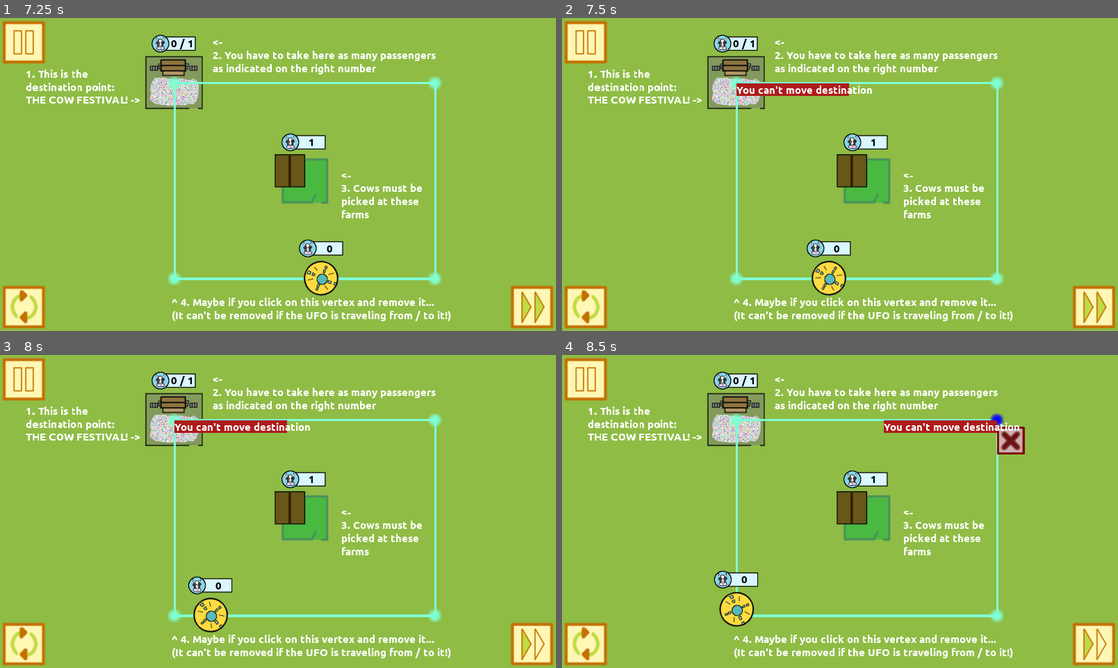
Above: before the commit, frames 1-4 (two rows, left to right).
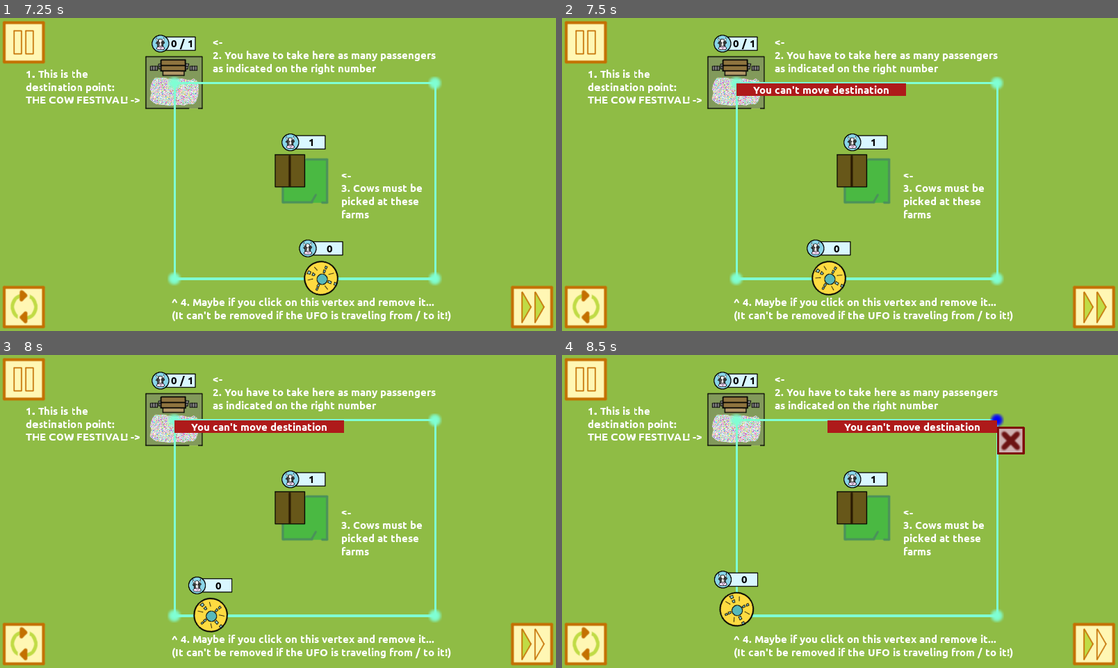
Above: after the commit, the same moments.

Repository: moisesjbc/ufo-taxi
Game: Godot game, scene res://menus/main_menu/main_menu.tscn
The game is run twice, just before and just after one commit, with the same random seed, the same clock (stepped at 60 frames per second) and the same inputs.
Inputs (mouse positions are in pixels of both pictures, inside the frame that each line leads up to):
- Up to frame 1 (7.25 s): click "Play" at 0.5 s; click "1" at 1.25 s; click (22, 305) at 2 s; click (22, 305) at 2.75 s; click (22, 305) at 3.5 s; click (533, 309) at 4.25 s; click (533, 309) at 5 s; click (533, 309) at 5.75 s; tap Enter (ui_accept) at 6.5, 6.77 s; move the mouse to (300, 180) at 6.52 s; click (300, 180) at 6.67 s
- Up to frame 2 (7.5 s): move the mouse to (734, 83) at 7.27 s; click (734, 83) at 7.42 s
- Up to frame 3 (8 s): tap Enter (ui_accept) at 7.52 s
- Up to frame 4 (8.5 s): move the mouse to (995, 420) at 8.02 s; click (995, 420) at 8.17 s

Frame 1 is identical in both runs. In frame 2, 0.7% of the frame differs, in the area x 31-62%, y 20-25%; in frame 3, 0.7%; in frame 4, 0.7%, in the area x 47-83%, y 20-25%.

Commit message:
Increased warning label size

Diff:
--- a/godot-project/gameplay/warning_label/warning_label.gd
+++ b/godot-project/gameplay/warning_label/warning_label.gd
@@ -2,7 +2,7 @@
 
 func set_warning(text):
 	$color_rect/label.text = text
-	$color_rect.rect_size.x = 10 * len(text)
+	$color_rect.rect_size.x = 15 * len(text)
 	visible = true
 	$display_timer.start(2)
 	set_physics_process(true)
